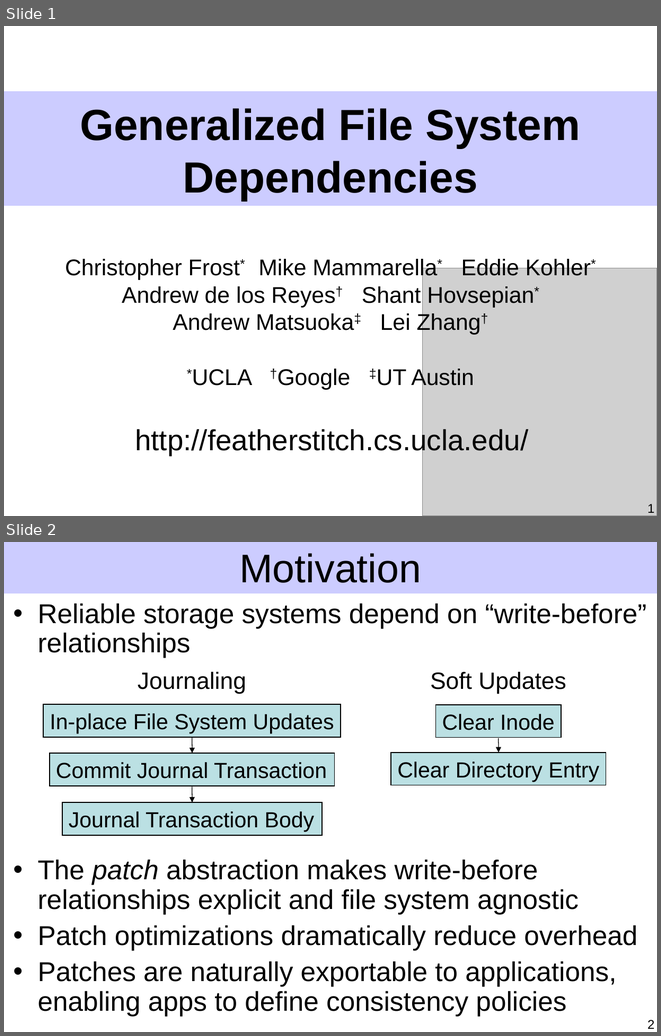
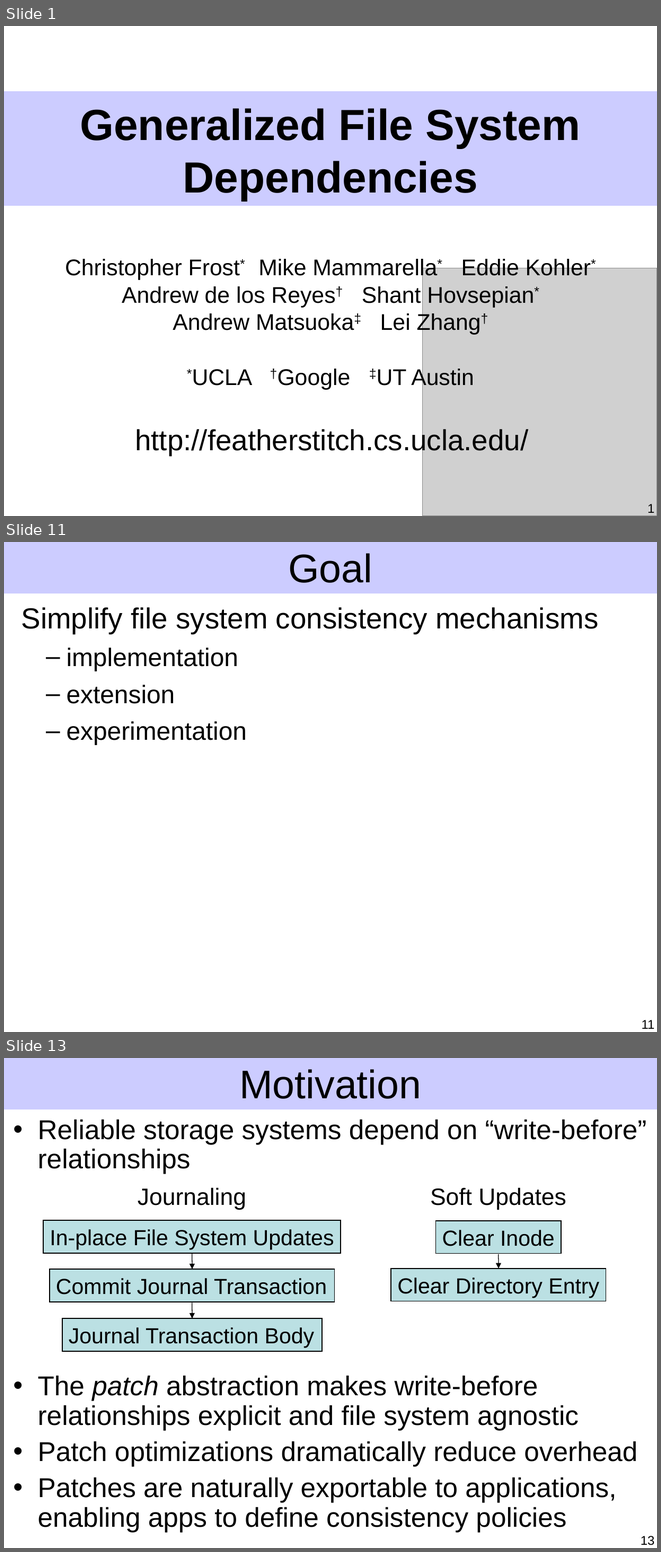
Before and after one commit to ucla-readable/fstitch-doc, a slide deck: sosp/pres.ppt. Shown one above the other, each under a label of ours: slides 1 and 2 before the commit, slides 1, 11 and 13 after it; the slides between them are not shown. The pictures are 661x1036 and 661x1552 pixels, drawn with LibreOffice and Linux fonts; fonts in the diff are those of the drawing; grey boxes stand for pictures. Boxes give left, top, right and bottom in pixels: in the first picture for what was removed or moved away, otherwise in the second. Text is boxed around its words. In the diff, an @@ line names an element or a change of style, - is before the commit and + after.

```diff
--- a/sosp/pres.ppt
+++ b/sosp/pres.ppt
@@ slide 11 added at bbox=[4, 542, 657, 1032], background #FFFFFF; not listed: 1 template element that a slide beside it also shows @@
@@ title added at bbox=[288, 553, 372, 583], 44 pt, text #000000 @@
+Goal
@@ text added at bbox=[21, 607, 598, 744], 32 pt, text #000000 @@
+Simplify file system consistency mechanisms
+  – implementation
+  – extension
+  – experimentation
@@ page number added at bbox=[642, 1020, 655, 1029], 14 pt, text #000000 @@
+11
@@ what was slide 2 is now slide 13 @@
@@ page number at bbox=[641, 1536, 655, 1545]: text changed @@
-2
+13
```
Also in this commit, not shown: 3 slides changed, 10 other slides added.
